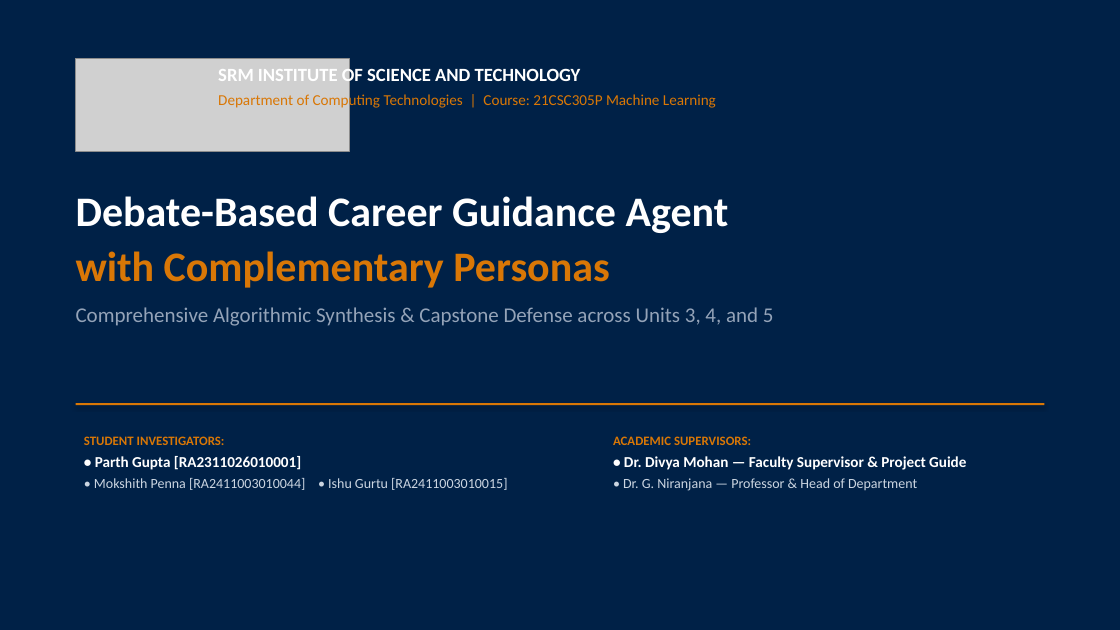
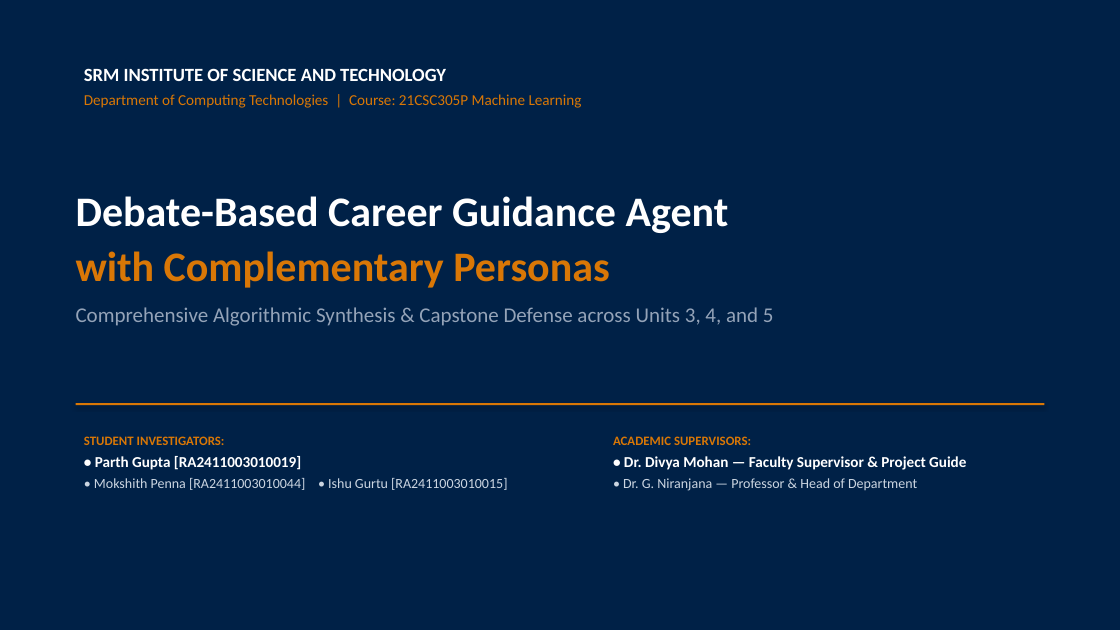
Before and after one commit to parth2024-tech/SRM-21CSC305P-Machine-Learning-Career-Guidance-Debate-Agent, a slide deck: slide 1 of presentation_unit3_unit4_unit5.pptx. Drawn at 1120x630 pixels with LibreOffice and Linux fonts; fonts in the diff are those of the drawing; grey boxes stand for pictures. Boxes give left, top, right and bottom in pixels: in the first picture for what was removed or moved away, otherwise in the second. Text is boxed around its words. In the diff, an @@ line names an element or a change of style, - is before the commit and + after.

Commit message:
fix(metadata): update Parth Gupta register number to RA2411003010019 and remove SRM logo from presentation

```diff
--- a/presentation_unit3_unit4_unit5.pptx
+++ b/presentation_unit3_unit4_unit5.pptx
@@ text "SRM INSTITUTE OF SCIENCE AND ..." rewrapped from (x1=218, y1=66, x2=716, y2=110) to (x1=84, y1=68, x2=582, y2=108) @@
@@ picture removed at (x1=76, y1=59, x2=350, y2=151) @@
@@ text at (x1=95, y1=456, x2=301, y2=470): text changed @@
-• Parth Gupta [RA2311026010001]
+• Parth Gupta [RA2411003010019]
```
Also in this commit, not shown: 13 other slides changed, 12 other files.
